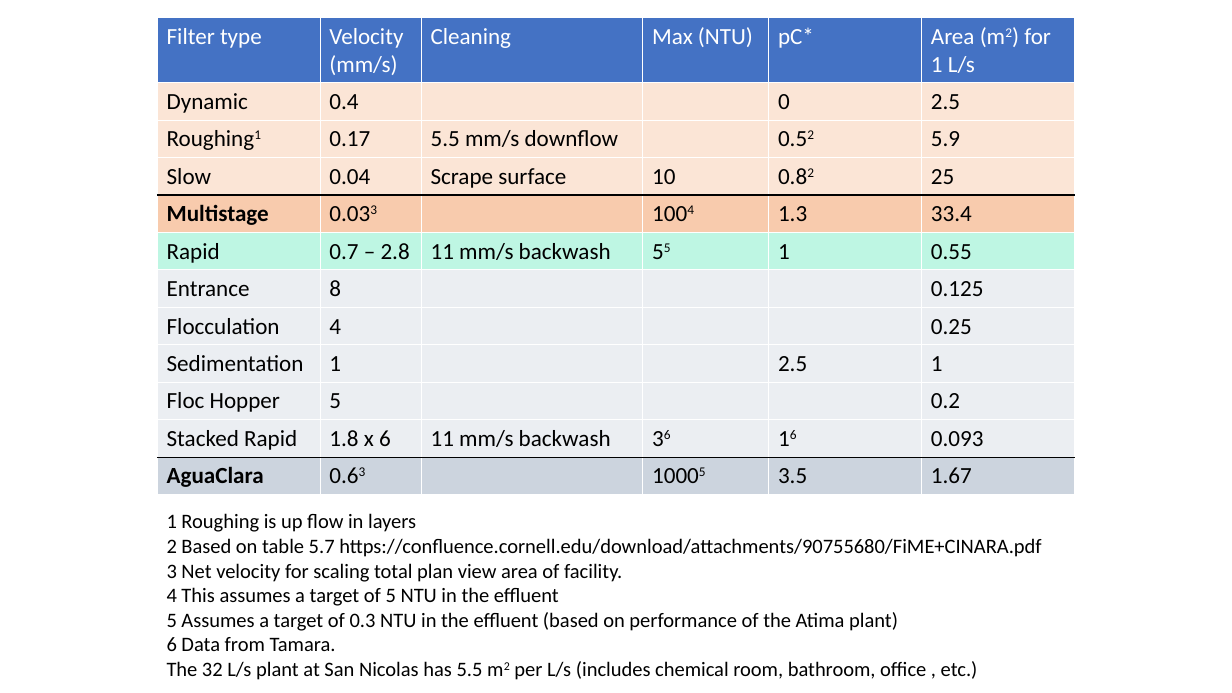
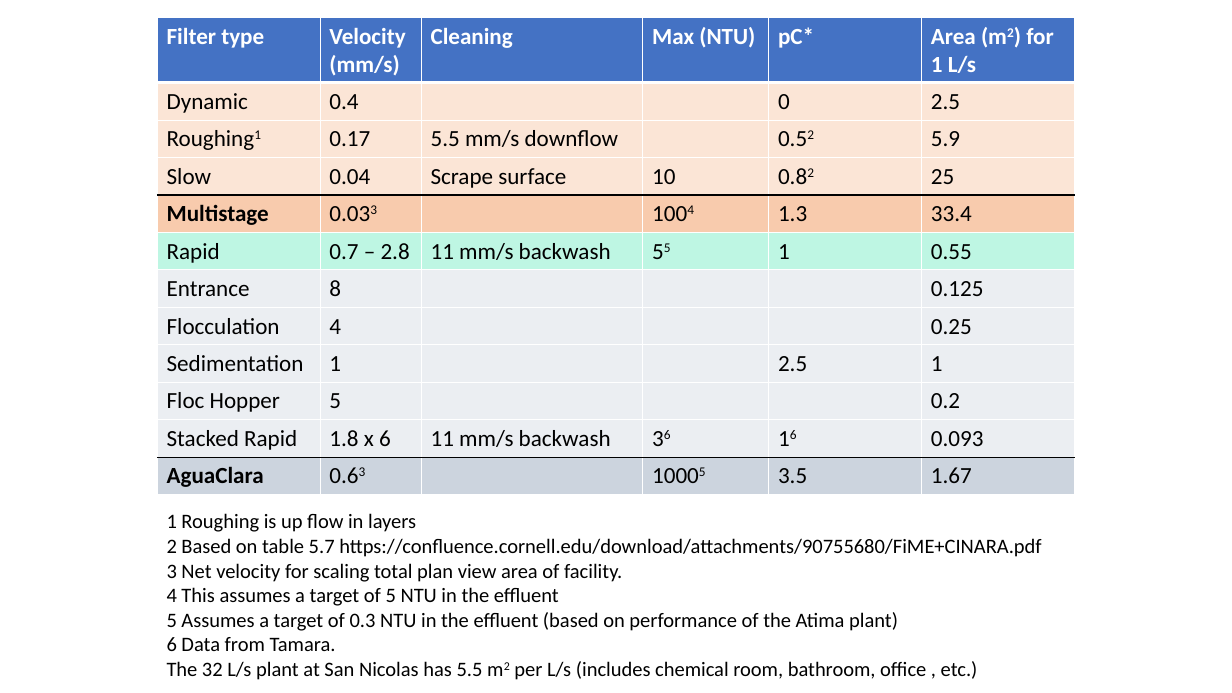
Before and after one commit to AguaClara/Textbook, a slide deck: slide 6 of ClareDiagrams.pptx. Drawn at 1232x693 pixels with LibreOffice and Linux fonts; fonts in the diff are those of the drawing. Boxes give left, top, right and bottom in pixels: in the first picture for what was removed or moved away, otherwise in the second. Text is boxed around its words. In the diff, an @@ line names an element or a change of style, - is before the commit and + after.

```diff
--- a/ClareDiagrams.pptx
+++ b/ClareDiagrams.pptx
@@ table at box(157, 18, 1074, 494) @@
@@ bold on in "Filter type", "Velocity (mm/s)", "Cleaning", "Max (NTU)" and 2 more places @@
```
Also in this commit, not shown: 2 slides added, 1 slide removed, 3 other files.
